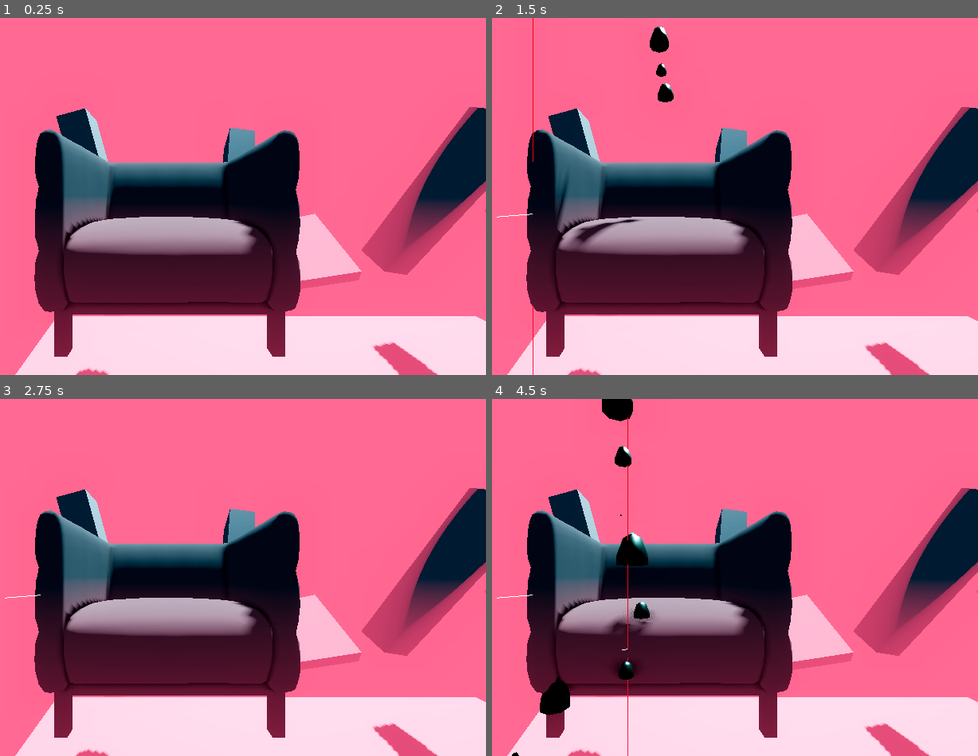
Above: before the commit, frames 1-4 (two rows, left to right).
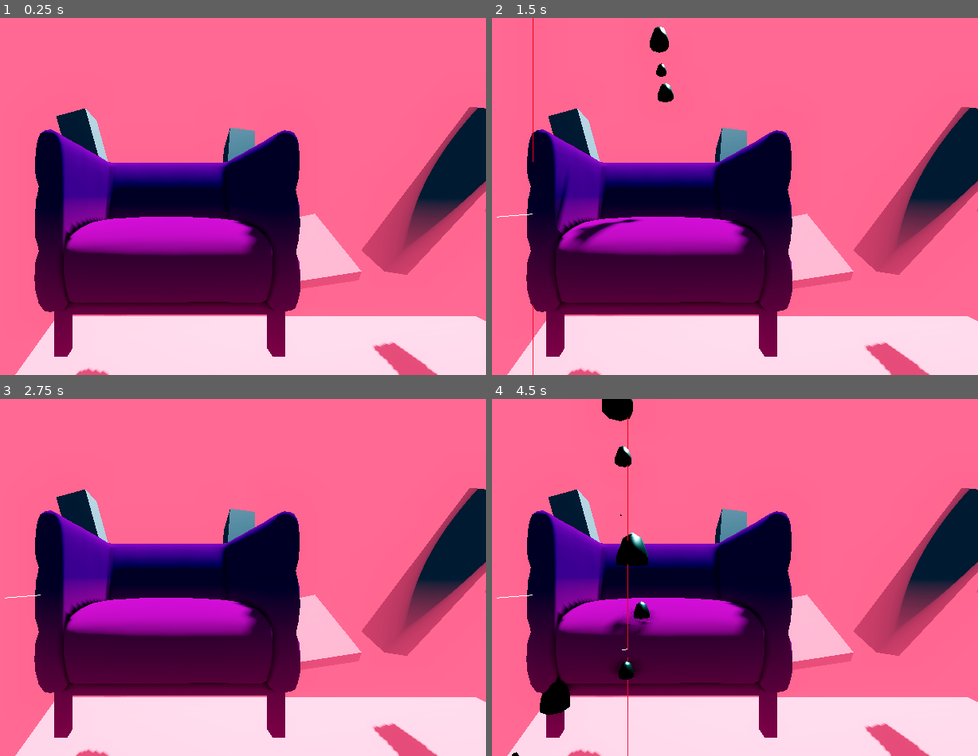
Above: after the commit, the same moments.

Repository: zvodd/godot_experiment_object_dirt
Game: Godot game, scene res://main.tscn
Same seed, same stepped clock (60 frames per second), same inputs: the game is played once before the commit and once after it.
Inputs (mouse positions are in pixels of both pictures, inside the frame that each line leads up to):
- Up to frame 1 (0.25 s): no input
- Up to frame 2 (1.5 s): tap Enter at 0.5 s; move the mouse to (798, 178) at 0.52 s; click (798, 178) at 0.67 s; tap Space at 0.77, 1.25 s; move the mouse to (530, 214) at 1.27 s; click (530, 214) at 1.42 s
- Up to frame 3 (2.75 s): tap Space at 1.52 s; tap Enter at 2 s; move the mouse to (233, 498) at 2.02 s; click (233, 498) at 2.17 s
- Up to frame 4 (4.5 s): tap Space at 2.75, 3.02, 3.77, 4.25 s; move the mouse to (628, 648) at 2.77 s; click (628, 648) at 2.92 s; tap Enter at 3.5 s; move the mouse to (851, 631) at 3.52 s; click (851, 631) at 3.67 s; move the mouse to (outside the picture) at 4.27 s; click (outside the picture) at 4.42 s

The runs differ from the first frame. In frame 1, 8.1% of the frame differs, in the area x 7-62%, y 31-95%; in frame 2, 7.9%; in frame 3, 8.1%; in frame 4, 7.4%.
Error after the commit: Invalid call. Nonexistent function 'erase_dirt_from_global_pos' in base 'Marker3D'. (res://script/bhv_paint.gd:52)

Commit message:
minor refactor, for later flexibilty of target objects

Diff:
--- a/main.tscn
+++ b/main.tscn
@@ -3,6 +3,7 @@
 [ext_resource type="Script" uid="uid://cyenk78g0lmpy" path="res://script/bhv_paint.gd" id="1_0xm2m"]
 [ext_resource type="PackedScene" uid="uid://capog6bmi30mp" path="res://object/armchair.tscn" id="2_h2yge"]
 [ext_resource type="Environment" uid="uid://dri63rp7mm5yu" path="res://materials/env_hotpink_amazing.tres" id="2_lquwl"]
+[ext_resource type="Script" uid="uid://q5ilwr68goab" path="res://script/bhv_cleanable_holder.gd" id="3_7mycd"]
 [ext_resource type="Script" uid="uid://df604skibtv6t" path="res://script/bhv_orbit_cam.gd" id="3_h2yge"]
 [ext_resource type="PackedScene" uid="uid://da5ru5qcmjuug" path="res://object/particle.tscn" id="4_1bvp3"]
 
@@ -21,6 +22,7 @@
 [node name="CleanableObject" type="Marker3D" parent="." unique_id=286317715]
 unique_name_in_owner = true
 transform = Transform3D(1, 0, 0, 0, -4.371139e-08, 1, 0, -1, -4.371139e-08, 0, -1, 0)
+script = ExtResource("3_7mycd")
 
 [node name="Armchair" parent="CleanableObject" unique_id=31826517 instance=ExtResource("2_h2yge")]
 transform = Transform3D(0.4, 0, 0, 0, 0.4, 0, 0, 0, 0.4, 0, 0, 0)
@@ -62,3 +64,5 @@
 [node name="CSGBox3D4" type="CSGBox3D" parent="Node" unique_id=1311284617]
 transform = Transform3D(-0.18828987, 0.9821135, 0, -0.86642945, -0.16611105, -0.4708579, -0.4624359, -0.08865777, 0.88220906, 7.729851, -0.097229004, -4.6300244)
 size = Vector3(4.8911133, 0.805542, 1)
+
+[editable path="CleanableObject/Armchair"]
--- a/object/armchair.tscn
+++ b/object/armchair.tscn
@@ -1,12 +1,10 @@
 [gd_scene format=3 uid="uid://capog6bmi30mp"]
 
-[ext_resource type="Script" uid="uid://q5ilwr68goab" path="res://script/bhv_armchair.gd" id="1_rg34b"]
 [ext_resource type="Material" uid="uid://g31y7x8efpd5" path="res://materials/overlay_shader.tres" id="1_wdjpi"]
 [ext_resource type="ArrayMesh" uid="uid://cknqmt5kagoiw" path="res://meshes/armchairmesh.res" id="3_rg34b"]
 [ext_resource type="Shape3D" uid="uid://cotbvr8qm7ogl" path="res://meshes/Armchair_collision.tres" id="4_sixww"]
 
 [node name="Armchair" type="StaticBody3D" unique_id=401818508]
-script = ExtResource("1_rg34b")
 
 [node name="Armchairmesh" type="MeshInstance3D" parent="." unique_id=1737120777]
 material_overlay = ExtResource("1_wdjpi")
--- a/script/bhv_paint.gd
+++ b/script/bhv_paint.gd
@@ -49,8 +49,7 @@
 		water_particles.global_position = pos
 
 		## Send to paint
-		var target =  %CleanableObject/Armchair
-		target.erase_dirt_from_global_pos(pos)
+		cleanable_object.erase_dirt_from_global_pos(pos)
 
 
 
Renamed: script/bhv_armchair.gd.uid -> script/bhv_cleanable_holder.gd.uid
